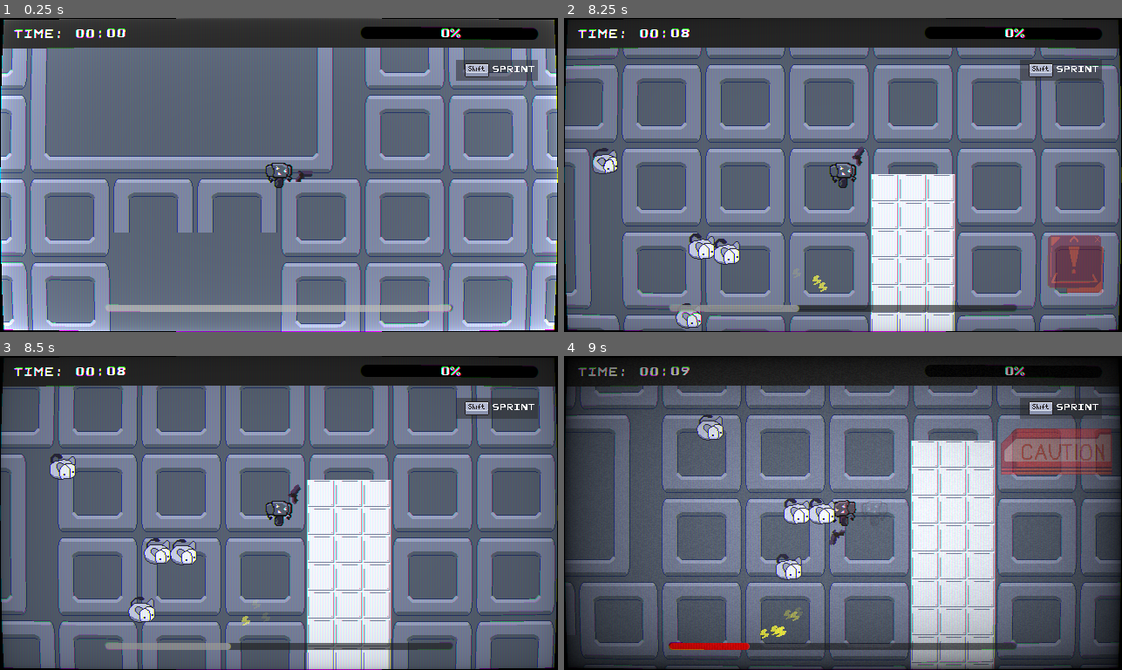
Above: before the commit, frames 1-4 (two rows, left to right).
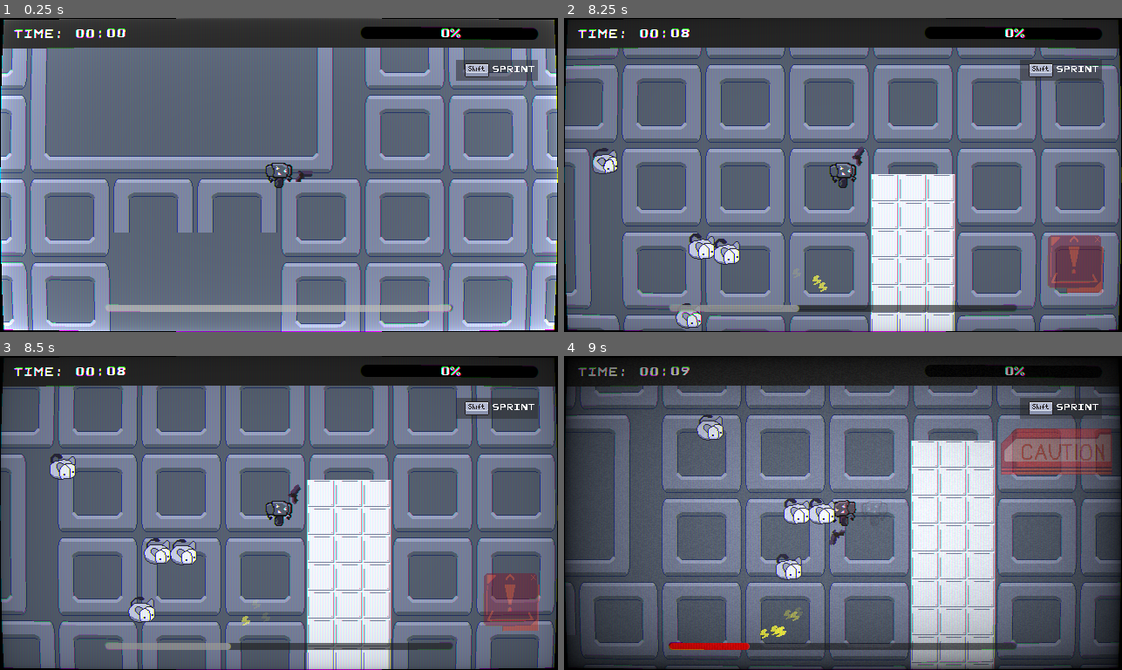
Above: after the commit, the same moments.

Repository: kinghos/GMTK-Game-Jam-2026
Game: Godot game, scene res://scenes/level/level.tscn
Two runs of this game, one before a commit and one after it. Both use one fixed random seed, a clock stepped at 60 frames per second and the inputs below.
Inputs (mouse positions are in pixels of both pictures, inside the frame that each line leads up to):
- Up to frame 1 (0.25 s): no input
- Up to frame 2 (8.25 s): tap Enter at 0.5 s; move the mouse to (965, 159) at 0.52 s; hold D (Right) 0.53-1.28 s; right-click (965, 159) at 0.6 s; move the mouse to (731, 190) at 1.27 s; hold S (Down) 1.28-2.03 s; click (731, 190) at 1.35 s; move the mouse to (898, 105) at 2.02 s; hold D (Right) 2.03-2.78 s; hold Shift (Sprint) 2.03-2.78 s; move the mouse to (815, 237) at 2.77 s; hold W (Up) 2.78-3.53 s; right-click (815, 237) at 2.85 s; move the mouse to (1010, 222) at 3.52 s; press the mouse at (1010, 222) at 3.53 s; hold A (Left) 3.53-5.03 s; move the mouse to (675, 127) at 4.27 s; release the mouse at (675, 127) at 4.28 s; tap Shift (Sprint) at 4.35 s; move the mouse to (870, 175) at 5.02 s; hold S (Down) 5.03-5.78 s; right-click (870, 175) at 5.1 s; move the mouse to (759, 96) at 5.77 s; hold D (Right) 5.78-6.53 s; click (759, 96) at 5.85 s; move the mouse to (965, 159) at 6.52 s; hold W (Up) 6.53-7.28 s; hold Shift (Sprint) 6.53-7.28 s; move the mouse to (731, 190) at 7.27 s; hold D (Right) 7.28-8.03 s; right-click (731, 190) at 7.35 s; move the mouse to (898, 105) at 8.02 s; press the mouse at (898, 105) at 8.03 s; hold S (Down) from 8.03 s (still down)
- Up to frame 3 (8.5 s): keep holding S (Down)
- Up to frame 4 (9 s): move the mouse to (815, 575) at 8.77 s; release S (Down) at 8.78 s; release the mouse at (815, 575) at 8.78 s; hold A (Left) from 8.78 s (still down); tap Shift (Sprint) at 8.85 s

Frames 1-2 are identical in both runs. In frame 3, 1.8% of the frame differs, in the area x 86-97%, y 69-88%; in frame 4, nothing differs.

Commit message:
fixed warnings

Diff:
--- a/scenes/hud/hud.tscn
+++ b/scenes/hud/hud.tscn
@@ -108,7 +108,7 @@
 [sub_resource type="Animation" id="Animation_ccb21"]
 resource_name = "first_warning"
 length = 0.6
-loop_mode = 2
+loop_mode = 1
 tracks/0/type = "value"
 tracks/0/imported = false
 tracks/0/enabled = true
@@ -149,7 +149,7 @@
 [sub_resource type="Animation" id="Animation_udak2"]
 resource_name = "second_warning"
 length = 0.6
-loop_mode = 2
+loop_mode = 1
 tracks/0/type = "value"
 tracks/0/imported = false
 tracks/0/enabled = true
@@ -190,7 +190,7 @@
 [sub_resource type="Animation" id="Animation_7pnlf"]
 resource_name = "third_warning"
 length = 0.6
-loop_mode = 2
+loop_mode = 1
 tracks/0/type = "value"
 tracks/0/imported = false
 tracks/0/enabled = true
